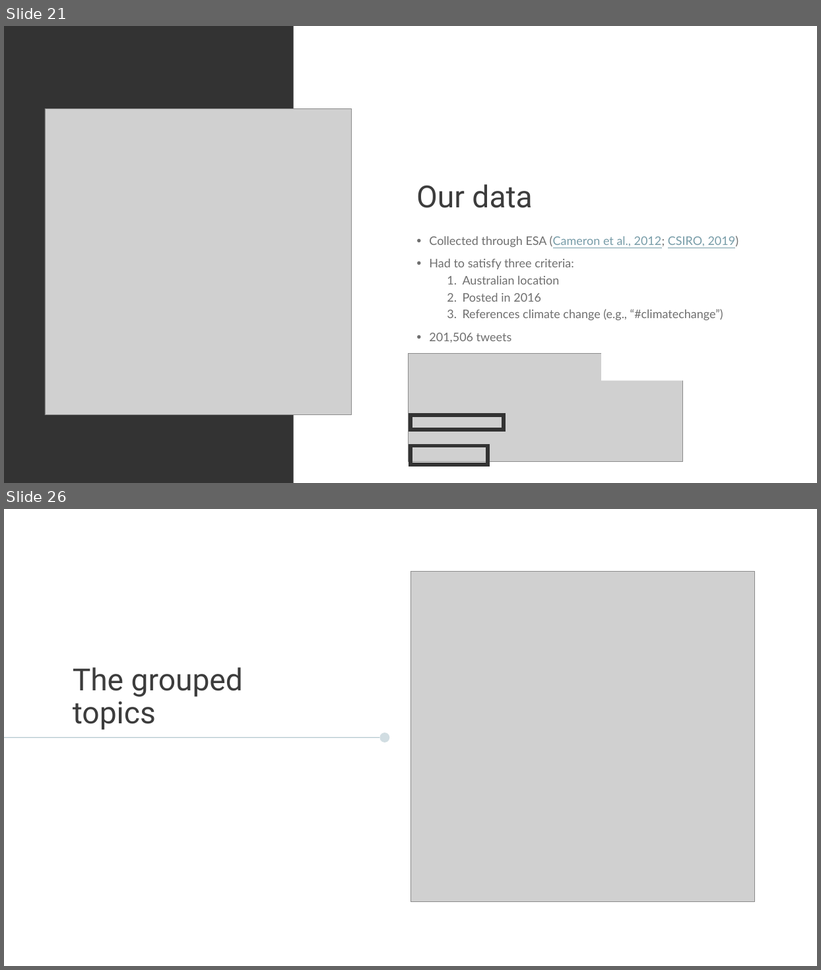
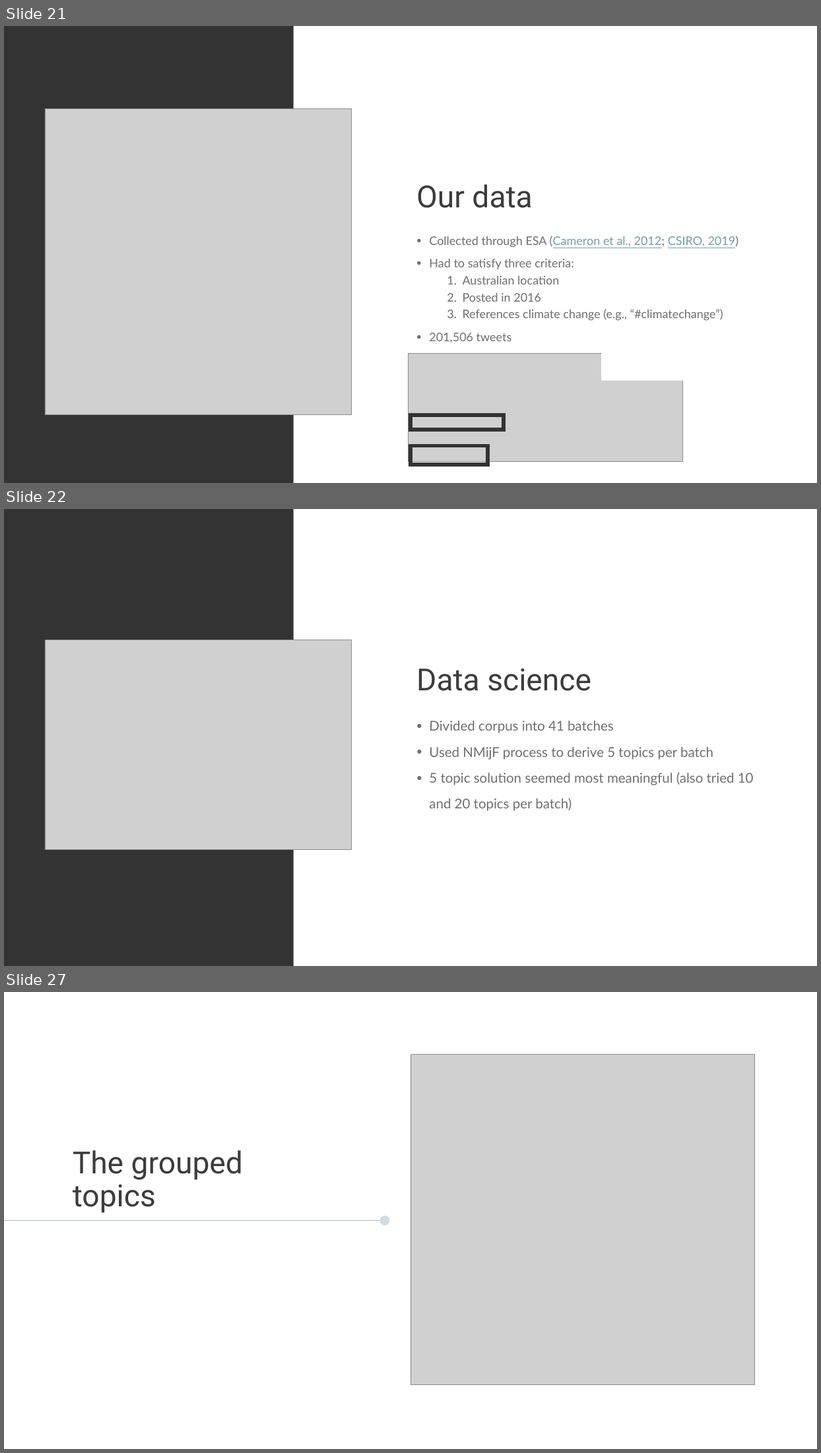
Before and after one commit to matt-lab/matt-lab.github.io, a slide deck: assets/presentations/data2019.pptx. Shown one above the other, each under a label of ours: slides 21 and 26 before the commit, slides 21, 22 and 27 after it; the slides between them are not shown. The pictures are 821x970 and 821x1453 pixels, drawn with LibreOffice and Linux fonts; fonts in the diff are those of the drawing; grey boxes stand for pictures. Boxes give left, top, right and bottom in pixels: in the first picture for what was removed or moved away, otherwise in the second. Text is boxed around its words. In the diff, an @@ line names an element or a change of style, - is before the commit and + after.

Commit message:
Added Data61 presentation

```diff
--- a/assets/presentations/data2019.pptx
+++ b/assets/presentations/data2019.pptx
@@ slide 22 added at [4, 509, 817, 966], background #FFFFFF; not listed: 1 template element that a slide beside it also shows @@
@@ picture added at [45, 640, 352, 850] @@
@@ title added at [416, 668, 591, 691], 36 pt, text #3C3C3C @@
+Data science
@@ text added at [429, 721, 754, 811], 16 pt, text #6F6F6F @@
+● Divided corpus into 41 batches
+● Used NMijF process to derive 5 topics per batch
+● 5 topic solution seemed most meaningful (also tried 10 and 20 topics per batch)
@@ round rect added at [602, 830, 739, 864], fill #FFFFFF @@
@@ what was slide 26 is now slide 27 @@
```
Also in this commit, not shown: 20 slides changed, 1 slide removed, 3 other files.
